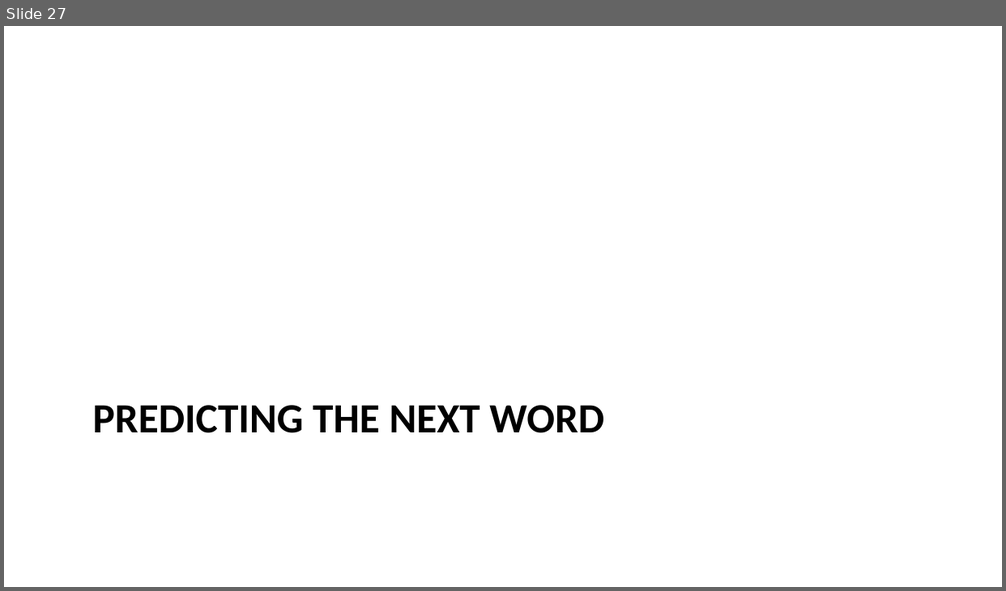
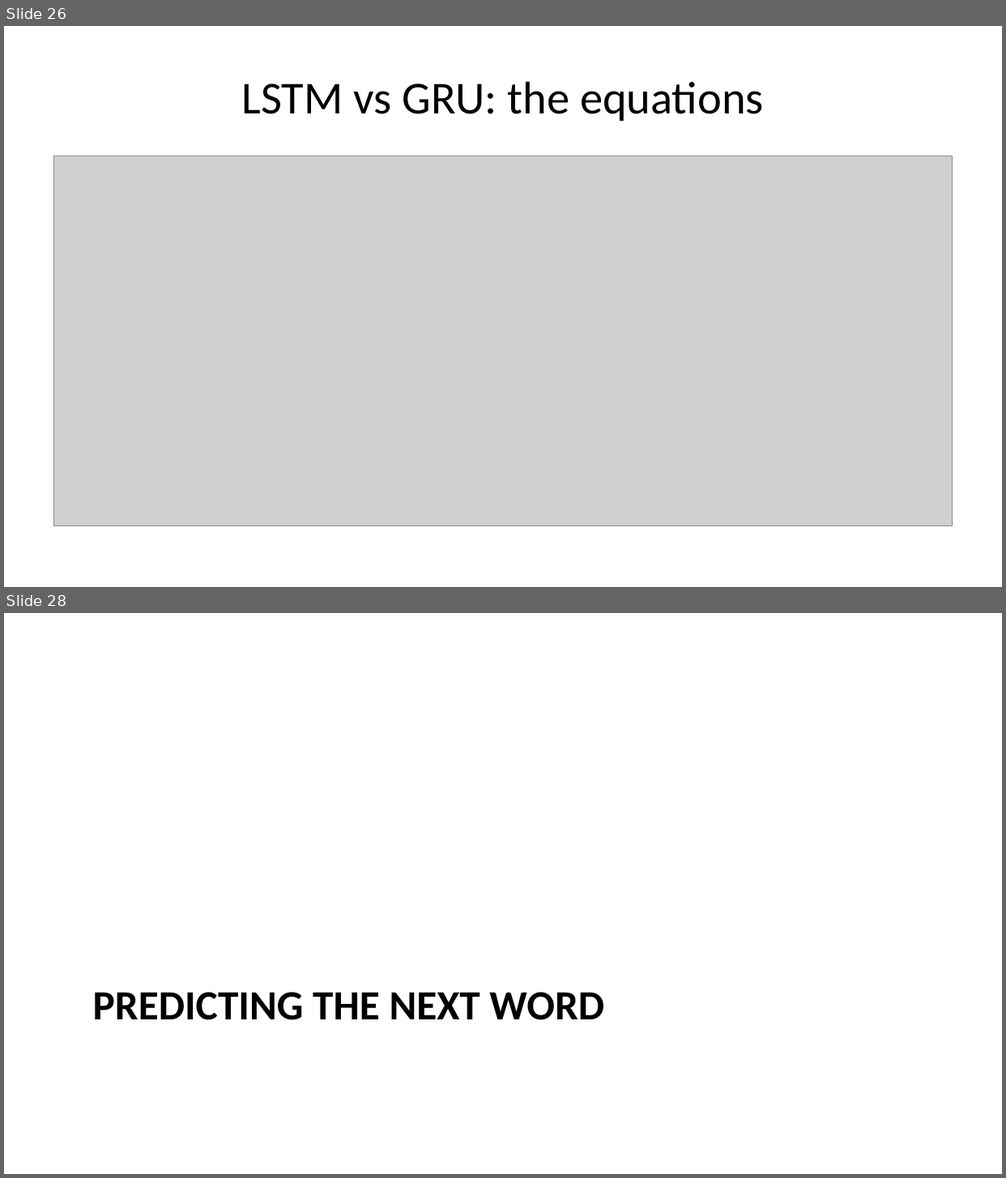
Before and after one commit to pauldubois98/AdcancedTopicsDataScience2026, a slide deck: Course10/slides.pptx. Shown one above the other, each under a label of ours: slide 27 before the commit, slides 26 and 28 after it; the slides between them are not shown. The pictures are 1006x591 and 1006x1178 pixels, drawn with LibreOffice and Linux fonts; fonts in the diff are those of the drawing; grey boxes stand for pictures. Boxes give left, top, right and bottom in pixels: in the first picture for what was removed or moved away, otherwise in the second. Text is boxed around its words. In the diff, an @@ line names an element or a change of style, - is before the commit and + after.

```diff
--- a/Course10/slides.pptx
+++ b/Course10/slides.pptx
@@ slide 26 added at [4, 26, 1002, 587], background #FFFFFF @@
@@ title added at [242, 81, 764, 121], 33 pt, text #000000 @@
+LSTM vs GRU: the equations
@@ picture added at [54, 156, 952, 527] @@
@@ what was slide 27 is now slide 28 @@
```
Also in this commit, not shown: 3 slides changed, 4 other slides added, 3 slides removed.
